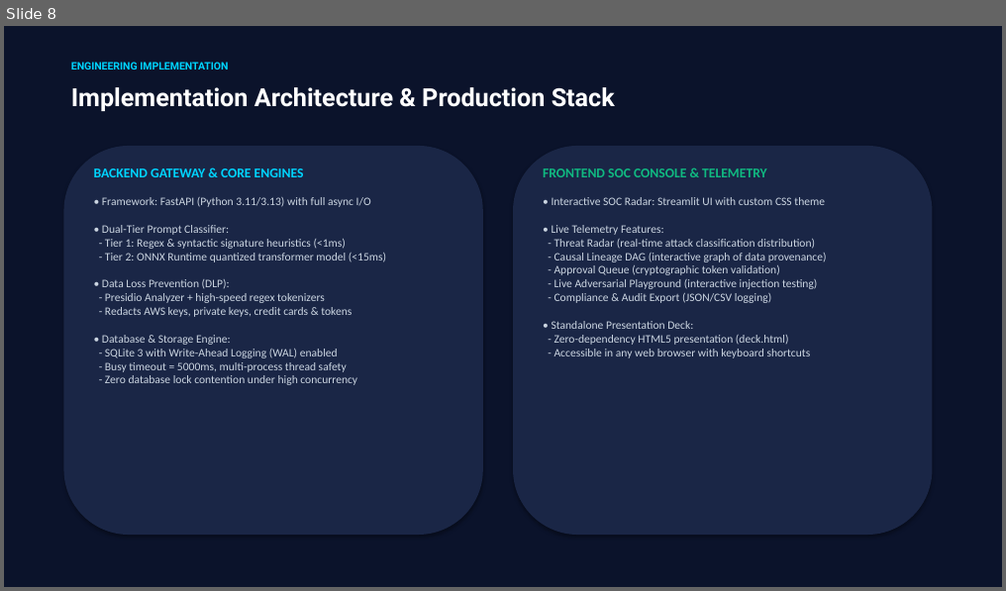
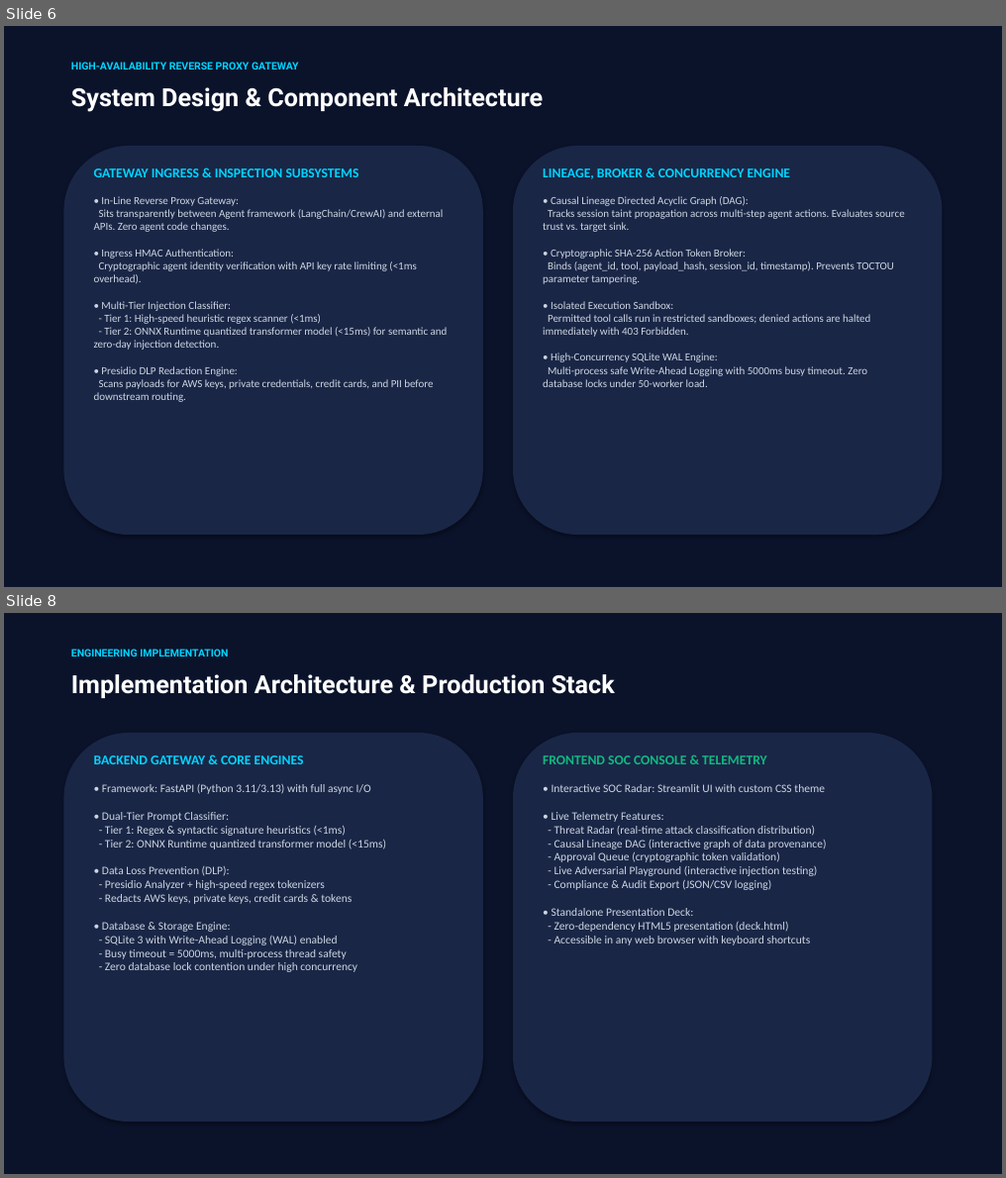
Before and after one commit to adityajadaun39-bit/AEGIS-ai, a slide deck: AEGIS_Idea_Presentation.pptx. Shown one above the other, each under a label of ours: slide 8 before the commit, slides 6 and 8 after it; the slides between them are not shown. The pictures are 1006x591 and 1006x1178 pixels, drawn with LibreOffice and Linux fonts; fonts in the diff are those of the drawing. Boxes give left, top, right and bottom in pixels: in the first picture for what was removed or moved away, otherwise in the second. Text is boxed around its words. In the diff, an @@ line names an element or a change of style, - is before the commit and + after.

Commit message:
refactor(docs,presentation): replace formal lattice & proofs with idea flow and system design architecture

```diff
--- a/AEGIS_Idea_Presentation.pptx
+++ b/AEGIS_Idea_Presentation.pptx
@@ slide 6 added at [4, 26, 1002, 587], background #FFFFFF @@
@@ rectangle added at [4, 26, 1002, 587], fill #0B132B, outline #0B132B 0.75 pt @@
@@ text added at [71, 62, 299, 70], 10 pt, text #00D4FF, bold @@
+HIGH-AVAILABILITY REVERSE PROXY GATEWAY
@@ text added at [71, 87, 543, 112], 24 pt, text #FFFFFF, bold @@
+System Design & Component Architecture
@@ rounded rectangle added at [63, 146, 483, 535], fill #1A2646 @@
@@ text added at [94, 169, 448, 402], 10.5 pt, text #CBD5E1 @@
+GATEWAY INGRESS & INSPECTION SUBSYSTEMS
+• In-Line Reverse Proxy Gateway:
+Sits transparently between Agent framework (LangChain/CrewAI) and external APIs. Zero agent code changes.
+• Ingress HMAC Authentication:
+Cryptographic agent identity verification with API key rate limiting (<1ms overhead).
+• Multi-Tier Injection Classifier:
+- Tier 1: High-speed heuristic regex scanner (<1ms)
+- Tier 2: ONNX Runtime quantized transformer model (<15ms) for semantic and zero-day injection detection.
+• Presidio DLP Redaction Engine:
+Scans payloads for AWS keys, private credentials, credit cards, and PII before downstream routing.
@@ rounded rectangle added at [513, 146, 943, 535], fill #1A2646 @@
@@ text added at [543, 169, 905, 387], 10.5 pt, text #CBD5E1 @@
+LINEAGE, BROKER & CONCURRENCY ENGINE
+• Causal Lineage Directed Acyclic Graph (DAG):
+Tracks session taint propagation across multi-step agent actions. Evaluates source trust vs. target sink.
+• Cryptographic SHA-256 Action Token Broker:
+Binds (agent_id, tool, payload_hash, session_id, timestamp). Prevents TOCTOU parameter tampering.
+• Isolated Execution Sandbox:
+Permitted tool calls run in restricted sandboxes; denied actions are halted immediately with 403 Forbidden.
+• High-Concurrency SQLite WAL Engine:
+Multi-process safe Write-Ahead Logging with 5000ms busy timeout. Zero database locks under 50-worker load.
```
Also in this commit, not shown: 8 slides changed, 1 other slide added, 2 slides removed, 19 other files.
